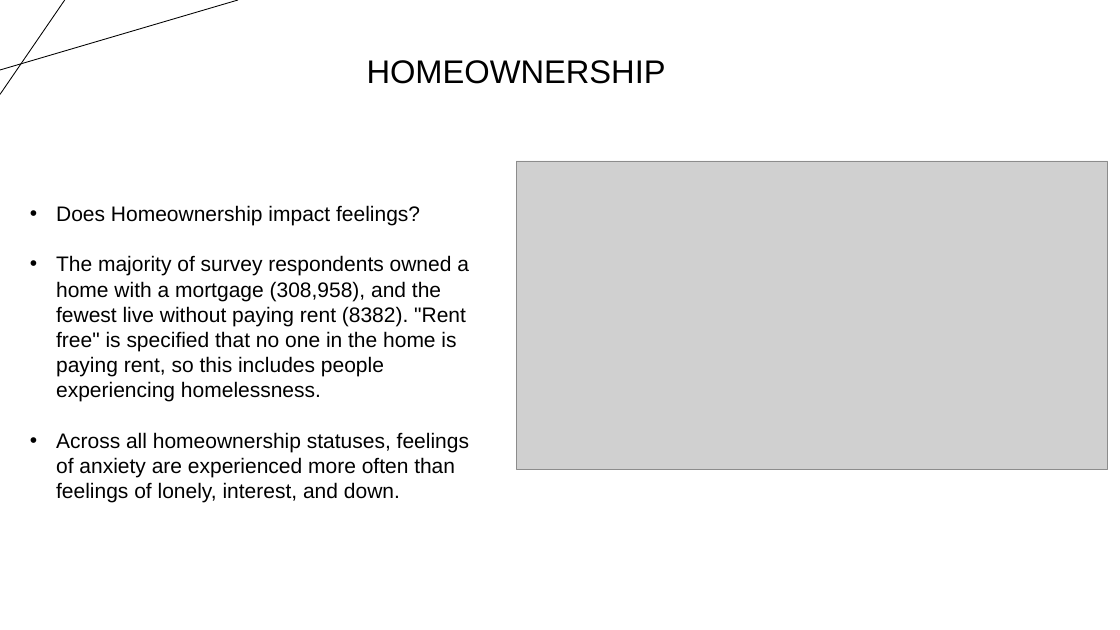
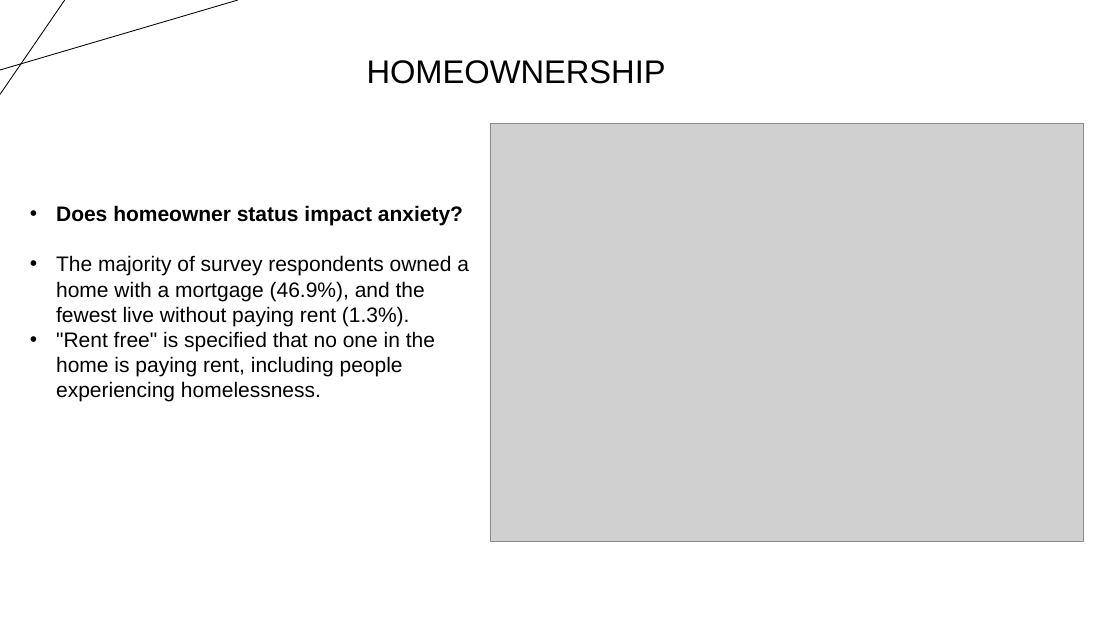
Before and after one commit to ginaleonardi/project_1, a slide deck: slide 9 of Project_Presentation.pptx. Drawn at 1120x630 pixels with LibreOffice and Linux fonts; fonts in the diff are those of the drawing; grey boxes stand for pictures. Boxes give left, top, right and bottom in pixels: in the first picture for what was removed or moved away, otherwise in the second. Text is boxed around its words. In the diff, an @@ line names an element or a change of style, - is before the commit and + after.

```diff
--- a/Project_Presentation.pptx
+++ b/Project_Presentation.pptx
@@ picture: place and size @@
-picture at [516, 161, 1107, 470]
+picture at [490, 124, 1084, 541]
@@ text at [56, 205, 469, 402]: text changed @@
-• Does Homeownership impact feelings?
-• The majority of survey respondents owned a home with a mortgage (308,958), and the fewest live without paying rent (8382). "Rent free" is specified that no one in the home is paying rent, so this includes people experiencing homelessness.
-• Across all homeownership statuses, feelings of anxiety are experienced more often than feelings of lonely, interest, and down.
+• Does homeowner status impact anxiety?
+• The majority of survey respondents owned a home with a mortgage (46.9%), and the fewest live without paying rent (1.3%).
+• "Rent free" is specified that no one in the home is paying rent, including people experiencing homelessness.
```
Also in this commit, not shown: 2 other slides changed.
